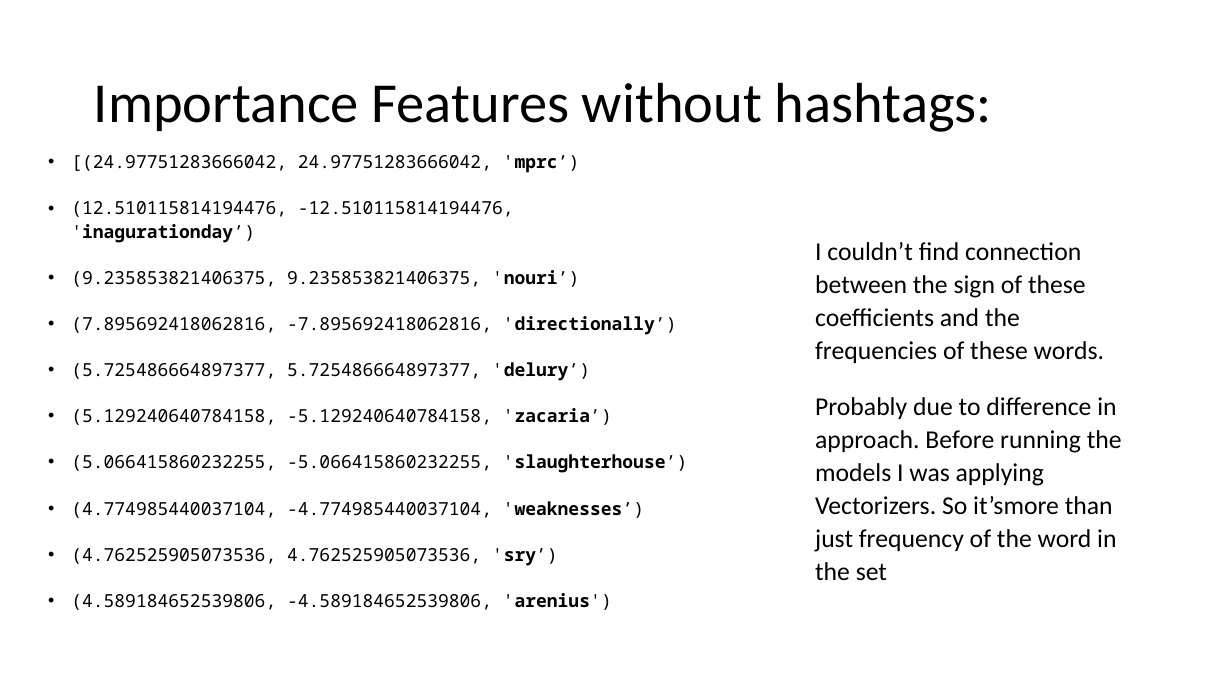
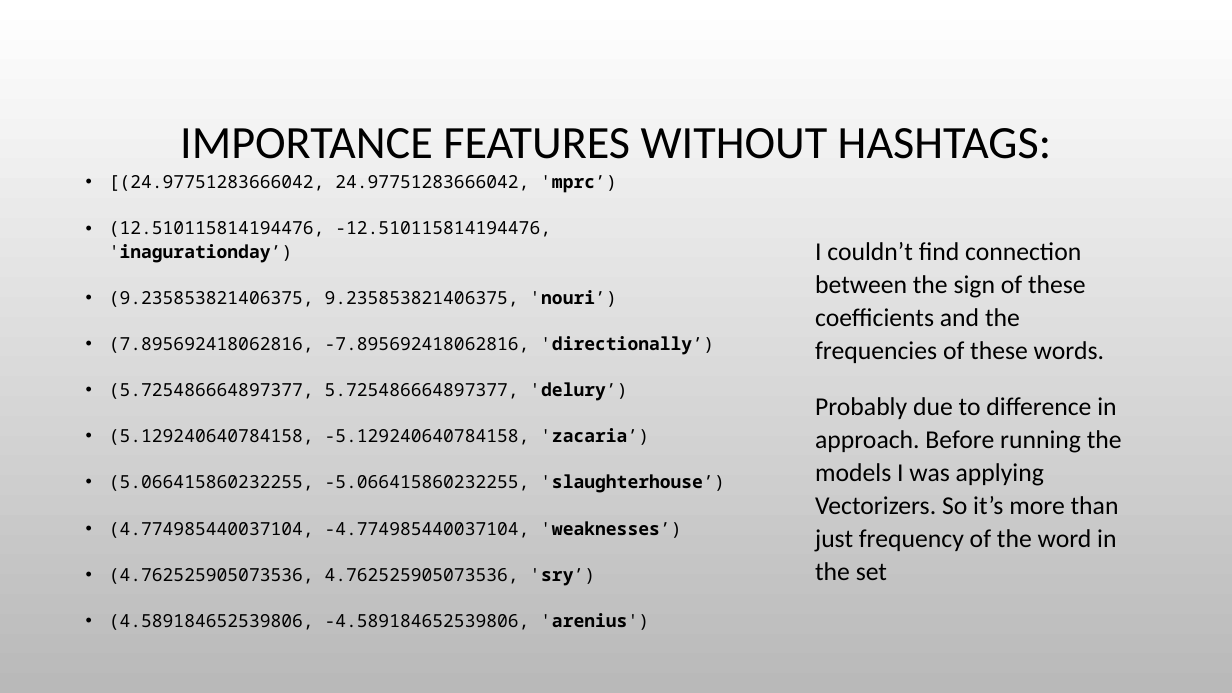
Before and after one commit to tanyaz80/final_bootcamp_project, a slide deck: slide 13 of Presentation/fake_news_detector_dec_2022.pptx. Drawn at 1232x693 pixels with LibreOffice and Linux fonts; fonts in the diff are those of the drawing; background and template pictures are left out. Boxes give left, top, right and bottom in pixels: in the first picture for what was removed or moved away, otherwise in the second. Text is boxed around its words. In the diff, an @@ line names an element or a change of style, - is before the commit and + after.

```diff
--- a/Presentation/fake_news_detector_dec_2022.pptx
+++ b/Presentation/fake_news_detector_dec_2022.pptx
@@ background #FFFFFF to picture (left out) @@
@@ title at box(180, 128, 1051, 159): text changed; size 44 to 36 pt @@
-Importance Features without hashtags:
+IMPORTANCE FEATURES WITHOUT HASHTAGS:
@@ text "[(24.97751283666042, 24.97751283666042, 'mprc’)": place and size @@
-text "[(24.97751283666042, 24.97751283666042, 'mprc’)" at box(71, 155, 688, 610)
+text "[(24.97751283666042, 24.97751283666042, 'mprc’)" at box(109, 175, 725, 630)
@@ text at box(815, 397, 1122, 580): spaces changed @@
-Probably due to difference in approach. Before running the models I was applying Vectorizers. So it’smore than just frequency of the word in the set
+Probably due to difference in approach. Before running the models I was applying Vectorizers. So it’s more than just frequency of the word in the set
```
Also in this commit, not shown: 12 other slides changed, 7 slides added, 1 slide removed, 4 other files.
